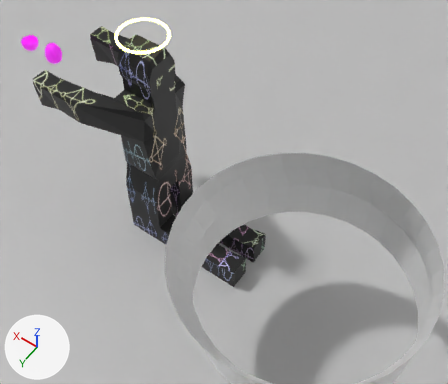
An edit to the Blender file 4_0_AngelArt_March6th2024.blend, drawn before and after from the same camera.
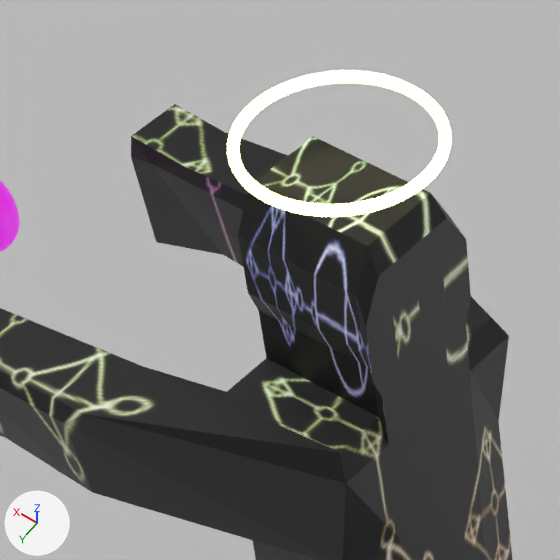
There are two pictures of each version: one from a camera (50 mm lens) standing at (-3.85, 2.57, 5.97) and looking at (-1.96, -0.08, 1.8), one close up on the part from 13% to 44% of the width and 0% to 37% of the height. Every picture has the same lights, and +X, +Y and +Z are marked at lower left.

Names of what the first close-up shows: 'AngelHalo', 'Cube', 'EasterEgg1', 'Plane'.
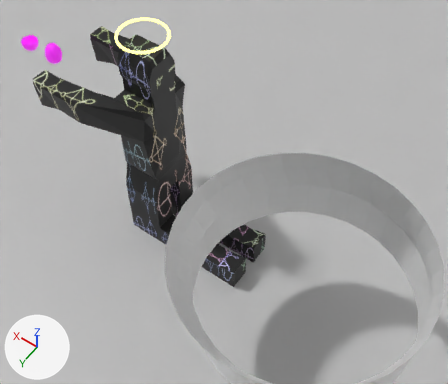
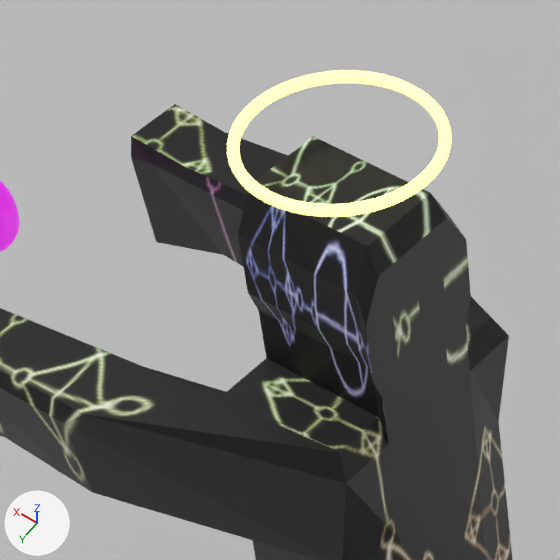
Commit message: Halo a little bright

Where the change shows, as pixel boxes [x1, y1, x2, y2] in the close-ups (560 x 560 px):
'AngelHalo', surface changed
    both: [227, 70, 452, 217]

Patch to the scene script:
```diff
--- a/4_0_AngelArt_March6th2024.blend.py
+++ b/4_0_AngelArt_March6th2024.blend.py
@@ mat_angelhalo @@
 mat_angelhalo.emission_color = (1.0, 0.869, 0.305)  # yellow #fff096
-mat_angelhalo.emission_strength = 4.1
+mat_angelhalo.emission_strength = 1.6
```
